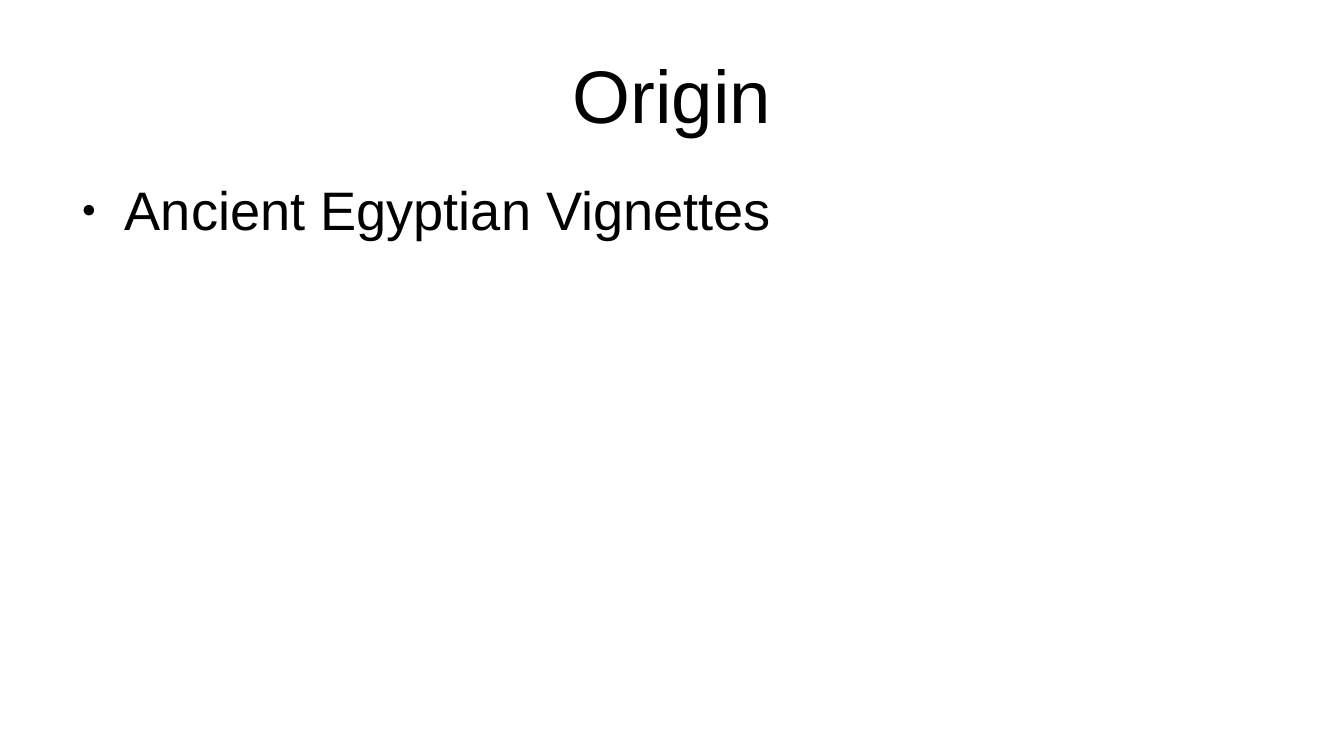
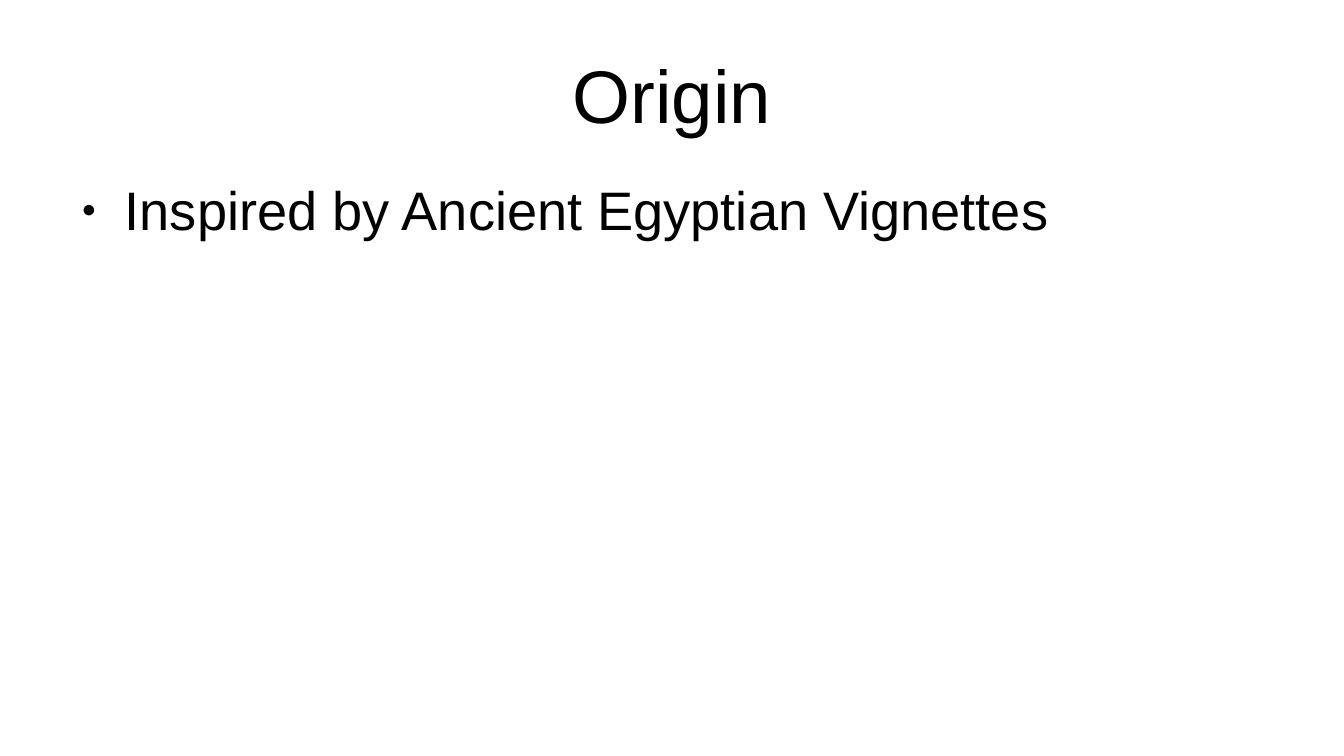
Before and after one commit to pvial00/WIQA, a slide deck: slide 4 of docs/KryptoMagick WIQA.pptx (slide 3 before the commit). Drawn at 1344x756 pixels with LibreOffice and Linux fonts; fonts in the diff are those of the drawing. Boxes give left, top, right and bottom in pixels: in the first picture for what was removed or moved away, otherwise in the second. Text is boxed around its words. In the diff, an @@ line names an element or a change of style, - is before the commit and + after.

```diff
--- a/docs/KryptoMagick WIQA.pptx
+++ b/docs/KryptoMagick WIQA.pptx
@@ text at (x1=125, y1=190, x2=1048, y2=240): text changed @@
-● Ancient Egyptian Vignettes
+● Inspired by Ancient Egyptian Vignettes
```
Also in this commit, not shown: 1 other slide changed, 1 slide removed, 1 other file.
